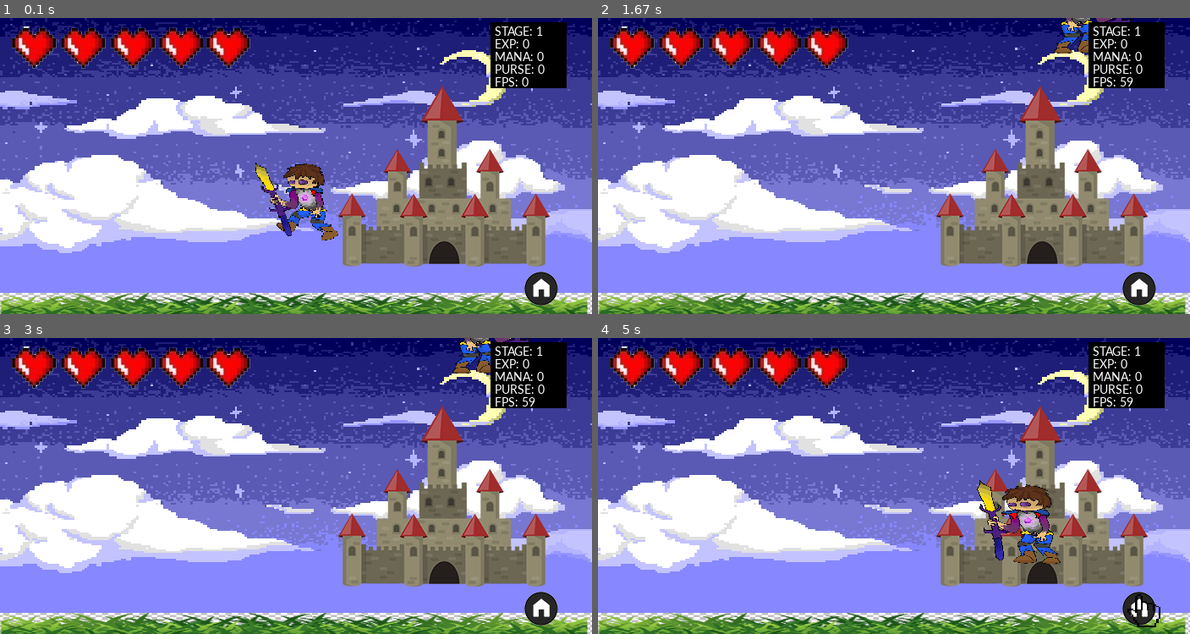
Above: before the commit, frames 1-4 (two rows, left to right).
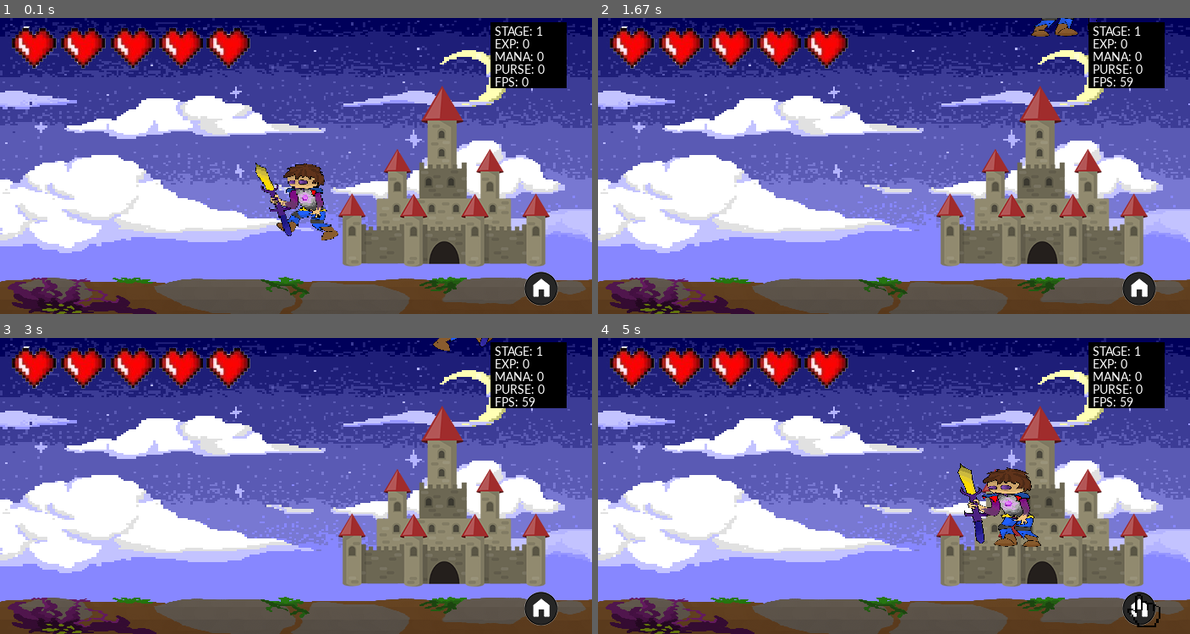
Above: after the commit, the same moments.

Repository: lolbit511/moribus-test-
Game: pygame game, started from Moribus/main.py
Two runs of this game, one before a commit and one after it. Both use one fixed random seed, a clock stepped at 60 frames per second and the inputs below.
Inputs (mouse positions are in pixels of both pictures, inside the frame that each line leads up to):
- Up to frame 1 (0.1 s): no input
- Up to frame 2 (1.67 s): tap A at 0.33 s; click (1083, 157) at 0.72 s; hold Right 1-1.47 s; hold D 1-1.47 s; tap Space at 1.07, 1.37 s; right-click (953, 231) at 1.55 s
- Up to frame 3 (3 s): hold Right 1.83-2.3 s; hold D 1.83-2.3 s; tap Space at 1.9, 2.2, 2.4, 2.7, 2.97 s; hold Left 2.33-2.87 s; hold A 2.33-2.87 s; hold Left from 2.9 s (still down); hold A from 2.9 s (still down)
- Up to frame 4 (5 s): tap Space at 3.27, 3.4, 3.7, 4.4, 4.7, 4.9 s; release Left at 3.3 s; release A at 3.3 s; hold Right 3.33-3.97 s; hold D 3.33-3.97 s; click (1142, 610) at 4.05 s; hold Left 4.33-4.8 s; hold A 4.33-4.8 s; hold Right from 4.83 s (still down); hold D from 4.83 s (still down)

The runs differ from the first frame. In frame 1, 11% of the frame differs, in the area x 0-100%, y 87-100%; in frame 2, 12%; in frame 3, 12%; in frame 4, 15%, in the area x 0-100%, y 42-100%.

Commit message:
added fireball attack & put all images in a folder

Diff:
--- a/Moribus/main.py
+++ b/Moribus/main.py
@@ -38,7 +38,7 @@
 class Background(pygame.sprite.Sprite):
     def __init__(self):
         super().__init__()
-        self.bgimage = pygame.image.load("background.png")
+        self.bgimage = pygame.image.load("images/background.png")
         self.bgimage = pygame.transform.scale(self.bgimage, (WIDTH, HEIGHT))
         self.bgY = 0
         self.bgX = 0
@@ -50,9 +50,9 @@
 class Ground(pygame.sprite.Sprite):
     def __init__(self):
         super().__init__()
-        self.image = pygame.image.load("Ground.png")
+        self.image = pygame.image.load("images/Ground.png")
         self.image = pygame.transform.scale(self.image, (WIDTH,50))
-        self.rect = self.image.get_rect(center=(350, 350))
+        self.rect = self.image.get_rect(center=(350, 330))
 
 
 
@@ -63,21 +63,21 @@
 class HealthBar(pygame.sprite.Sprite):
     def __init__(self):
         super().__init__()
-        self.image = pygame.image.load("heart5.png")
+        self.image = pygame.image.load("images/heart5.png")
 
     def render(self):
         displaysurface.blit(self.image, (10, 10))
 
 # Moved health bar animations out so all other classes have easy access
-health_ani = [pygame.image.load("heart0.png"), pygame.image.load("heart.png"),
-                      pygame.image.load("heart2.png"), pygame.image.load("heart3.png"),
-                      pygame.image.load("heart4.png"), pygame.image.load("heart5.png")]
+health_ani = [pygame.image.load("images/heart0.png"), pygame.image.load("images/heart.png"),
+                      pygame.image.load("images/heart2.png"), pygame.image.load("images/heart3.png"),
+                      pygame.image.load("images/heart4.png"), pygame.image.load("images/heart5.png")]
 
 class Player(pygame.sprite.Sprite):
     def __init__(self):
 
         super().__init__()
-        self.image = pygame.image.load("playerWalk1.png")
+        self.image = pygame.image.load("images/playerWalk1.png")
         #cropped = pygame.Surface((80, 80))
         #cropped.blit(self.image, (-80, -80))
         #self.subsurface = pygame.Surface.subsurface(20, 2, 80, 98)
@@ -103,6 +103,7 @@
         self.experiance = 0
         self.mana = 0
         self.coin = 0
+        self.magic_cooldown = 1
 
         # Stage
         self.stage = 1
@@ -125,26 +126,26 @@
         #              pygame.transform.flip(pygame.image.load("player.png"), True, False)]
 
         # Run animation for the RIGHT
-        self.run_ani_R = [pygame.transform.flip(pygame.image.load("player.png"),True,False), pygame.transform.flip(pygame.image.load("player.png"),True,False),
-                     pygame.transform.flip(pygame.image.load("player.png"),True,False), pygame.transform.flip(pygame.image.load("player.png"),True,False),
-                     pygame.transform.flip(pygame.image.load("playerWalk1.png"),True,False),pygame.transform.flip(pygame.image.load("playerWalk1.png"),True,False),
-                     pygame.transform.flip(pygame.image.load("playerWalk1.png"),True,False), pygame.transform.flip(pygame.image.load("playerWalk1.png"),True,False)]
-
-        self.run_ani_L = [pygame.image.load("player.png"), pygame.image.load("player.png"),
-                     pygame.image.load("player.png"), pygame.image.load("player.png"),
-                     pygame.image.load("playerWalk1.png"), pygame.image.load("playerWalk1.png"),
-                     pygame.image.load("playerWalk1.png"), pygame.image.load("playerWalk1.png")]
-
-        self.att_ani_R = [pygame.transform.flip(pygame.image.load("player.png"), True, False)]
-        self.att_ani_R = self.att_ani_R + [pygame.transform.flip(pygame.image.load("sword.png"), True, False)] * self.attCD
-
-        self.att_ani_R.append(pygame.image.load("player.png"))
+        self.run_ani_R = [pygame.transform.flip(pygame.image.load("images/player.png"),True,False), pygame.transform.flip(pygame.image.load("images/player.png"),True,False),
+                     pygame.transform.flip(pygame.image.load("images/player.png"),True,False), pygame.transform.flip(pygame.image.load("images/player.png"),True,False),
+                     pygame.transform.flip(pygame.image.load("images/playerWalk1.png"),True,False),pygame.transform.flip(pygame.image.load("images/playerWalk1.png"),True,False),
+                     pygame.transform.flip(pygame.image.load("images/playerWalk1.png"),True,False), pygame.transform.flip(pygame.image.load("images/playerWalk1.png"),True,False)]
+
+        self.run_ani_L = [pygame.image.load("images/player.png"), pygame.image.load("images/player.png"),
+                     pygame.image.load("images/player.png"), pygame.image.load("images/player.png"),
+                     pygame.image.load("images/playerWalk1.png"), pygame.image.load("images/playerWalk1.png"),
+                     pygame.image.load("images/playerWalk1.png"), pygame.image.load("images/playerWalk1.png")]
+
+        self.att_ani_R = [pygame.transform.flip(pygame.image.load("images/player.png"), True, False)]
+        self.att_ani_R = self.att_ani_R + [pygame.transform.flip(pygame.image.load("images/sword.png"), True, False)] * self.attCD
+
+        self.att_ani_R.append(pygame.image.load("images/player.png"))
 
 
         #print(self.att_ani_R)
-        self.att_ani_L = [pygame.image.load("player.png")]
-        self.att_ani_L = self.att_ani_L + [pygame.image.load("sword.png")] * self.attCD
-        self.att_ani_L.append(pygame.transform.flip(pygame.image.load("player.png"), True, False))
+        self.att_ani_L = [pygame.image.load("images/player.png")]
+        self.att_ani_L = self.att_ani_L + [pygame.image.load("images/sword.png")] * self.attCD
+        self.att_ani_L.append(pygame.transform.flip(pygame.image.load("images/player.png"), True, False))
 
         #print(self.att_ani_L)
 
@@ -164,7 +165,7 @@
                 self.kill()
                 pygame.display.update()
 
-    def move(self):
+    def move(self): #player
         if cursor.wait == 1: return
         self.acc = vec(0, 0.5)
         # Will set running to False if the player has slowed down to a certain extent
@@ -177,9 +178,9 @@
         pressed_keys = pygame.key.get_pressed()
 
         # Accelerates the player in the direction of the key press
-        if pressed_keys[K_LEFT]:
+        if pressed_keys[K_LEFT] or pressed_keys[K_a]:
             self.acc.x = -ACC
-        if pressed_keys[K_RIGHT]:
+        if pressed_keys[K_RIGHT] or pressed_keys[K_d]:
             self.acc.x = ACC
         # Formulas to calculate velocity while accounting for friction
         self.acc.x += self.vel.x * FRIC
@@ -193,9 +194,6 @@
             self.pos.x = WIDTH
 
         self.rect.midbottom = self.pos  # Update rect with new pos
-
-
-
 
 
     def attack(self):
@@ -280,9 +278,9 @@
     def __init__(self, itemtype):
         super().__init__()
         if itemtype == 1:
-            self.image = pygame.image.load("heart.png")
+            self.image = pygame.image.load("images/heart.png")
         elif itemtype == 2:
-            self.image = pygame.image.load("coin.png")
+            self.image = pygame.image.load("images/coin.png")
             self.image = pygame.transform.scale(self.image, (30, 30))
         self.rect = self.image.get_rect()
         self.type = itemtype
@@ -316,12 +314,12 @@
 
     def render(self, num):
         if (num == 0):
-            self.image = pygame.image.load("home_small.png")
+            self.image = pygame.image.load("images/home_small.png")
         elif (num == 1):
             if cursor.wait == 0:
-                self.image = pygame.image.load("pause_small.png")
+                self.image = pygame.image.load("images/pause_small.png")
             else:
-                self.image = pygame.image.load("play_small.png")
+                self.image = pygame.image.load("images/play_small.png")
 
         displaysurface.blit(self.image, self.vec)
 
@@ -329,7 +327,7 @@
 class Cursor(pygame.sprite.Sprite):
     def __init__(self):
         super().__init__()
-        self.image = pygame.image.load("cursor.png")
+        self.image = pygame.image.load("images/cursor.png")
         self.image = pygame.transform.scale(self.image, (40, 40))
         self.rect = self.image.get_rect()
         self.wait = 0
@@ -357,7 +355,7 @@
     def __init__(self):
         super().__init__()
         self.hide = False
-        self.image = pygame.image.load("castle.png")
+        self.image = pygame.image.load("images/castle.png")
 
     def update(self):
         if self.hide == False:
@@ -463,9 +461,9 @@
 
         # Bring back normal backgrounds
         castle.hide = False
-        background.bgimage = pygame.image.load("Background.png")
+        background.bgimage = pygame.image.load("images/Background.png")
         background.bgimage = pygame.transform.scale(background.bgimage, (WIDTH, HEIGHT))
-        ground.image = pygame.image.load("Ground.png")
+        ground.image = pygame.image.load("images/Ground.png")
         ground.image = pygame.transform.scale(ground.image, (WIDTH,50))
 
     # Code for when the next stage is clicked (reminder: ask question about this)
@@ -529,7 +527,7 @@
 class Enemy(pygame.sprite.Sprite):
     def __init__(self):
         super().__init__()
-        self.image = pygame.image.load("Enemy.png")
+        self.image = pygame.image.load("images/Enemy.png")
 
         self.pos = vec(0, 0)
         self.vel = vec(0, 0)
@@ -585,10 +583,13 @@
         rand_num = numpy.random.uniform(0, 50)
         # Checks for collision with the Player
         hits = pygame.sprite.spritecollide(self, Playergroup, False)
-        #print(player.attacking)
-        #print(hits)
+
+        # Checks for collision with Fireballs
+        f_hits = pygame.sprite.spritecollide(self, Fireballs, False)
+
+
         # Activates upon either of the two expressions being true
-        if hits and player.attacking == True:
+        if hits and player.attacking == True or f_hits:
             if player.mana < 100: player.mana += self.mana  # Release mana
             player.experiance += 1  # Release expeiriance
             self.kill()
@@ -619,6 +620,43 @@
         # Displayed the enemy on screen
         displaysurface.blit(self.image, (self.pos.x, self.pos.y))
 
+
+class FireBall(pygame.sprite.Sprite):
+    def __init__(self):
+        super().__init__()
+        self.direction = player.direction
+        if self.direction == "RIGHT":
+            self.image = pygame.image.load("images/fireball1_R.png")
+        else:
+            self.image = pygame.image.load("images/fireball1_L.png")
+        self.rect = self.image.get_rect(center=player.pos)
+        self.rect.x = player.pos.x
+        self.rect.y = player.pos.y - 40
+
+    def fire(self): #movement of the fireball
+        player.magic_cooldown = 0
+        # Runs while the fireball is still within the screen w/ extra margin
+        if -10 < self.rect.x < 710:
+            if self.direction == "RIGHT":
+                self.image = pygame.image.load("images/fireball1_R.png")
+                displaysurface.blit(self.image, self.rect)
+            else:
+                self.image = pygame.image.load("images/fireball1_L.png")
+                displaysurface.blit(self.image, self.rect)
+
+            if self.direction == "RIGHT":
+                self.rect.move_ip(12, 0)
+            else:
+                self.rect.move_ip(-12, 0)
+        else:
+            self.kill()
+            player.magic_cooldown = 1
+            player.attacking = False
+
+
+
+
+
 attackCD = 1 ###############################################
 
 background = Background()
@@ -629,6 +667,7 @@
 Items = pygame.sprite.Group()
 button = PButton()
 cursor = Cursor()
+Fireballs = pygame.sprite.Group()
 
 player = Player()
 Playergroup = pygame.sprite.Group()
@@ -661,8 +700,8 @@
 while True:
     #print(player.experiance)
 
-
-    #player.health = 6 # cheat code 1
+    #player.mana = 12  # cheat code 1
+
 
     a = datetime.datetime.now()
     #print(Enemies)
@@ -682,6 +721,17 @@
                     cursor.pause()
                 elif button.imgdisp == 0:
                     handler.home()
+            elif 0 <= mouse[0] <= 700 and 0 <= mouse[1] <= 300 and event.button == 1: # attacking
+                player.attack()
+                player.attacking = True
+                print("attack")
+            elif 0 <= mouse[0] <= 700 and 0 <= mouse[1] <= 300 and player.magic_cooldown == 1 and event.button == 3:
+                print("fired")
+                if player.mana >= 6:
+                    player.mana -= 6
+                    player.attacking = True
+                    fireball = FireBall()
+                    Fireballs.add(fireball)
 
         if event.type == handler.enemy_generation:
             #print(handler.stage)
@@ -707,13 +757,9 @@
                         stage_display.display = True
 
                     # Event handling for a range of different key presses
-            if event.key == pygame.K_SPACE:
+            if event.key == pygame.K_SPACE or event.key == pygame.K_w:
                 player.jump()
-            if event.key == pygame.K_a: #and attackCD < 2:  new
-                # attackCD = 40
-
-                player.attack()
-                player.attacking = True
+
 
             if event.key == pygame.K_LEFT:
                 player.move()
@@ -767,6 +813,9 @@
         i.render()
         i.update()
 
+    for ball in Fireballs:
+        ball.fire()
+
     player.move()
     player.update()
     #print("player rect:",player.rect)
Renamed: Moribus/Ground.PNG -> Moribus/archived images/Ground.PNG
Renamed: Moribus/Enemy.png -> Moribus/images/Enemy.png
Binary file added: Moribus/images/Ground.png
Renamed: Moribus/background.png -> Moribus/images/background.png
Renamed: Moribus/castle.png -> Moribus/images/castle.png
Renamed: Moribus/coin.png -> Moribus/images/coin.png
Renamed: Moribus/cursor.png -> Moribus/images/cursor.png
Binary file added: Moribus/images/fireball1_L.png
Binary file added: Moribus/images/fireball1_R.png
Renamed: Moribus/heart.png -> Moribus/images/heart.png
Renamed: Moribus/heart0.png -> Moribus/images/heart0.png
Renamed: Moribus/heart2.png -> Moribus/images/heart2.png
(and 10 more such lines)
